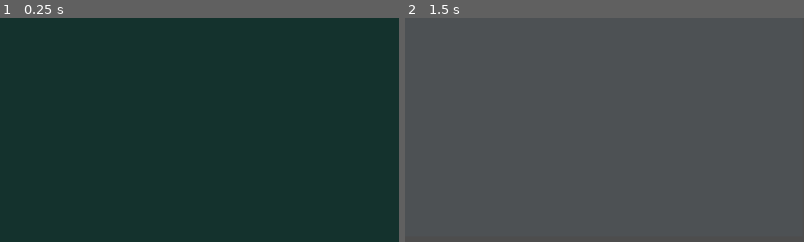
Above: before the commit, frames 1-2 (left to right).
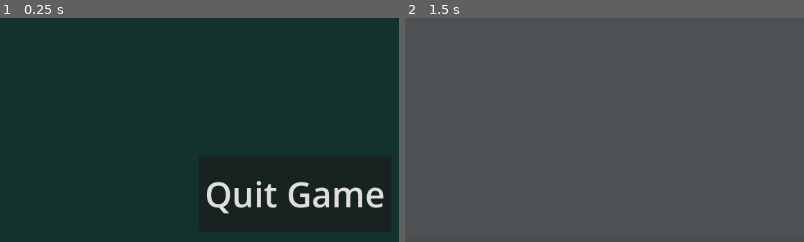
Above: after the commit, the same moments.

Repository: MrNaimi/Boss_Monster
Game: Godot game, scene res://Scenes/Main_menu/main_menu.tscn
Two runs of this game, one before a commit and one after it. Both use one fixed random seed, a clock stepped at 60 frames per second and the inputs below.
Inputs:
- Up to frame 1 (0.25 s): no input
- Up to frame 2 (1.5 s): click "Play game" at 0.5 s; tap Enter at 1.25 s
The pictures show only the part of the screen within x 50-100%, y 50-100%; the shares and areas given below are measured in that part.

The runs differ from the first frame. In frame 1, 2.2% of the frame differs, in the area x 51-97%, y 72-88%; in frame 2, less than 0.1%.

Commit message:
Quit button added

Diff:
--- a/boss_monster/Scenes/Dungeon/Dungeon.tscn
+++ b/boss_monster/Scenes/Dungeon/Dungeon.tscn
@@ -3,6 +3,8 @@
 [node name="Dungeon" type="Node2D"]
 
 [node name="Background" type="ColorRect" parent="."]
-offset_right = 1150.0
-offset_bottom = 640.0
+offset_left = 3.0
+offset_top = 1.0
+offset_right = 1153.0
+offset_bottom = 641.0
 color = Color(0.3003, 0.31812, 0.33, 1)
--- a/boss_monster/Scenes/Main_menu/main_menu.gd
+++ b/boss_monster/Scenes/Main_menu/main_menu.gd
@@ -17,3 +17,7 @@
 func _on_play_button_pressed() -> void:
 	print("Play button was pressed")
 	get_tree().change_scene_to_packed(Dungeon_Scene)
+
+
+func _on_quit_game_pressed() -> void:
+	get_tree().quit()
--- a/boss_monster/Scenes/Main_menu/main_menu.tscn
+++ b/boss_monster/Scenes/Main_menu/main_menu.tscn
@@ -41,4 +41,14 @@
 theme_override_font_sizes/font_size = 75
 text = "Play game"
 
+[node name="Quit_game" type="Button" parent="."]
+layout_mode = 0
+offset_left = 863.0
+offset_top = 523.0
+offset_right = 1141.0
+offset_bottom = 634.0
+theme_override_font_sizes/font_size = 50
+text = "Quit Game"
+
 [connection signal="pressed" from="Play_Button" to="." method="_on_play_button_pressed"]
+[connection signal="pressed" from="Quit_game" to="." method="_on_quit_game_pressed"]
